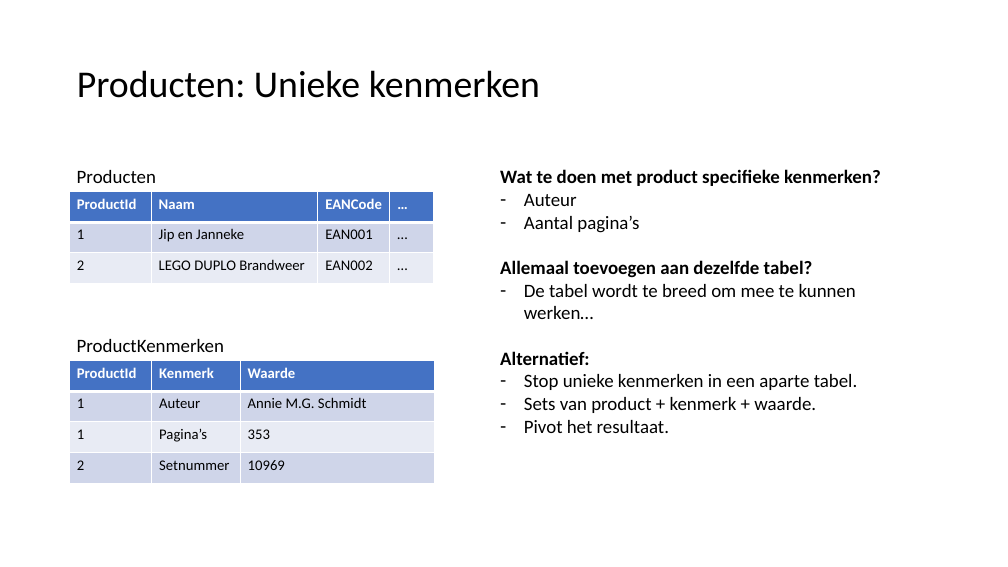
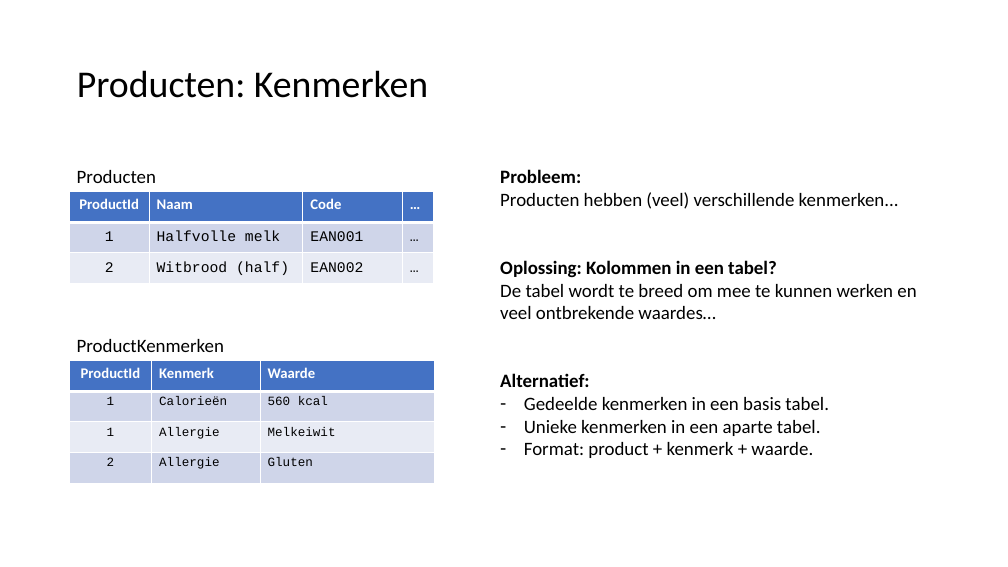
Before and after one commit to LFKoning/knowledge-sharing, a slide deck: slide 11 of sql_course/3_python/3_python.pptx (slide 8 before the commit). Drawn at 1008x567 pixels with LibreOffice and Linux fonts; fonts in the diff are those of the drawing. Boxes give left, top, right and bottom in pixels: in the first picture for what was removed or moved away, otherwise in the second. Text is boxed around its words. In the diff, an @@ line names an element or a change of style, - is before the commit and + after.

```diff
--- a/sql_course/3_python/3_python.pptx
+++ b/sql_course/3_python/3_python.pptx
@@ title at (x1=77, y1=70, x2=428, y2=98): text changed @@
-Producten: Unieke kenmerken
+Producten: Kenmerken
@@ text at (x1=500, y1=169, x2=916, y2=319): text changed; bold off @@
-Wat te doen met product specifieke kenmerken?
-– Auteur
-– Aantal pagina’s
-Allemaal toevoegen aan dezelfde tabel?
-– De tabel wordt te breed om mee te kunnen werken…
+Probleem:
+Producten hebben (veel) verschillende kenmerken...
+Oplossing: Kolommen in een tabel?
+De tabel wordt te breed om mee te kunnen werken en veel ontbrekende waardes…
@@ table at (x1=70, y1=191, x2=434, y2=284) @@
-row 1, column 3: EANCode
+row 1, column 3: Code
-row 2, column 2: Jip en Janneke
+row 2, column 2: Halfvolle melk
-row 3, column 2: LEGO DUPLO Brandweer
+row 3, column 2: Witbrood (half)
@@ font Calibri to Courier New in "1", "EAN001", "…", "2" and 2 more places @@
@@ alignment left to centre @@
@@ table at (x1=70, y1=361, x2=434, y2=483) @@
-row 2, column 2: Auteur
+row 2, column 2: Calorieën
-row 2, column 3: Annie M.G. Schmidt
+row 2, column 3: 560 kcal
-row 3, column 2: Pagina’s
+row 3, column 2: Allergie
-row 3, column 3: 353
+row 3, column 3: Melkeiwit
-row 4, column 2: Setnummer
+row 4, column 2: Allergie
-row 4, column 3: 10969
+row 4, column 3: Gluten
@@ size 14 to 12 pt, font Calibri to Courier New in "1", "1", "2" @@
@@ alignment left to centre @@
@@ text at (x1=524, y1=397, x2=829, y2=458): text changed @@
-– Stop unieke kenmerken in een aparte tabel.
-– Sets van product + kenmerk + waarde.
-– Pivot het resultaat.
+– Gedeelde kenmerken in een basis tabel.
+– Unieke kenmerken in een aparte tabel.
+– Format: product + kenmerk + waarde.
```
Also in this commit, not shown: 11 other slides changed, 31 slides added, 3 slides removed, 11 other files.
